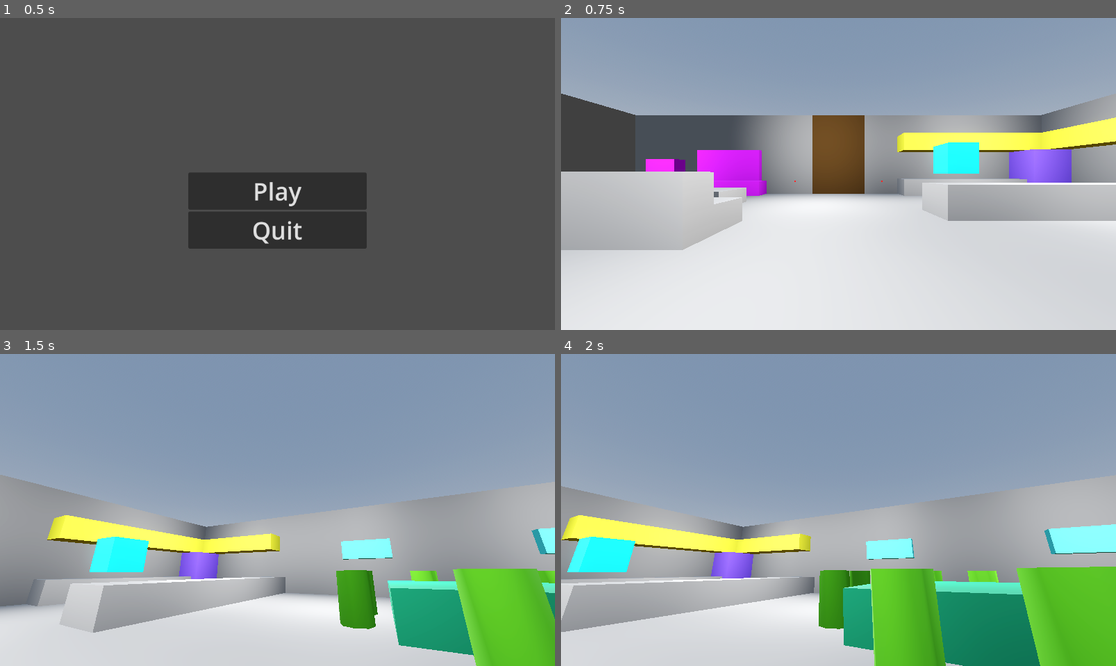
Above: before the commit, frames 1-4 (two rows, left to right).
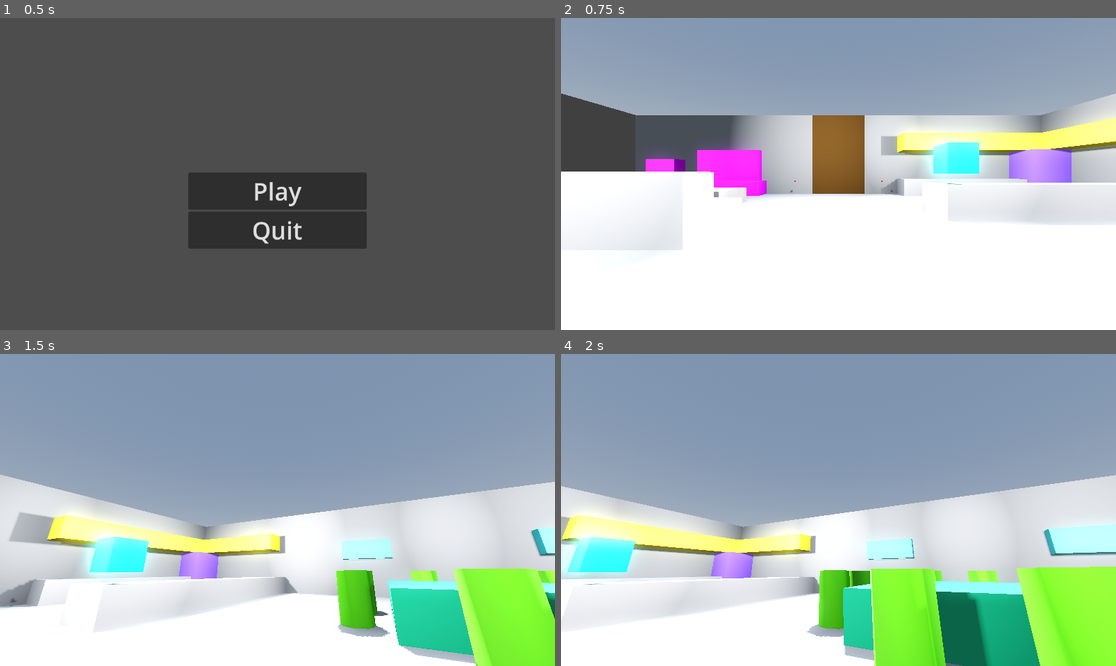
Above: after the commit, the same moments.

Repository: viamill/spooky-jam-2025
Game: Godot game, scene res://src/main_menu.tscn
The game is run twice, just before and just after one commit, with the same random seed, the same clock (stepped at 60 frames per second) and the same inputs.
Inputs (mouse positions are in pixels of both pictures, inside the frame that each line leads up to):
- Up to frame 1 (0.5 s): no input
- Up to frame 2 (0.75 s): click "Play" at 0.5 s
- Up to frame 3 (1.5 s): tap Enter at 1.25 s; move the mouse to (399, 494) at 1.27 s; press the mouse at (399, 494) at 1.28 s; hold D (move_right) from 1.28 s (still down)
- Up to frame 4 (2 s): keep holding D (move_right)

Frame 1 is identical in both runs. In frame 2, 53% of the frame differs, in the area x 0-100%, y 24-100%; in frame 3, 50%; in frame 4, 50%.

Commit message:
Lighting

Diff:
--- a/temp/House_Level.tscn
+++ b/temp/House_Level.tscn
@@ -314,11 +314,13 @@
 [node name="BathroomLight" type="OmniLight3D" parent="Interactables/BathroomLightswitch"]
 transform = Transform3D(1, 0, 0, 0, 1, 0, 0, 0, 1, -7, 3, 5)
 light_energy = 10.0
+shadow_enabled = true
 omni_range = 10.0
 
 [node name="BathroomLight2" type="OmniLight3D" parent="Interactables/BathroomLightswitch"]
 transform = Transform3D(1, 0, 0, 0, 1, 0, 0, 0, 1, -7, 3, -1)
 light_energy = 10.0
+shadow_enabled = true
 omni_range = 10.0
 
 [node name="LivingRoomLightswitch" parent="Interactables" node_paths=PackedStringArray("lights") instance=ExtResource("4_y84fu")]
@@ -328,21 +330,25 @@
 [node name="LivingRoomLight" type="OmniLight3D" parent="Interactables/LivingRoomLightswitch"]
 transform = Transform3D(1, 0, 0, 0, 1, 0, 0, 0, 1, -9, 3, 5)
 light_energy = 10.0
+shadow_enabled = true
 omni_range = 10.0
 
 [node name="LivingRoomLight2" type="OmniLight3D" parent="Interactables/LivingRoomLightswitch"]
 transform = Transform3D(1, 0, 0, 0, 1, 0, 0, 0, 1, 2, 3, 5)
 light_energy = 10.0
+shadow_enabled = true
 omni_range = 10.0
 
 [node name="LivingRoomLight3" type="OmniLight3D" parent="Interactables/LivingRoomLightswitch"]
 transform = Transform3D(1, 0, 0, 0, 1, 0, 0, 0, 1, -9, 3, 13)
 light_energy = 10.0
+shadow_enabled = true
 omni_range = 10.0
 
 [node name="LivingRoomLight4" type="OmniLight3D" parent="Interactables/LivingRoomLightswitch"]
 transform = Transform3D(1, 0, 0, 0, 1, 0, 0, 0, 1, 2, 3, 13)
 light_energy = 10.0
+shadow_enabled = true
 omni_range = 10.0
 
 [node name="KitchenLightswitch" parent="Interactables" node_paths=PackedStringArray("lights") instance=ExtResource("4_y84fu")]
@@ -352,6 +358,7 @@
 [node name="KitchenLight" type="OmniLight3D" parent="Interactables/KitchenLightswitch"]
 transform = Transform3D(1, 0, 0, 0, 1, 0, 0, 0, 1, 6, 3, 5)
 light_energy = 10.0
+shadow_enabled = true
 omni_range = 10.0
 
 [node name="DiningRoomLightswitch" parent="Interactables" node_paths=PackedStringArray("lights") instance=ExtResource("4_y84fu")]
@@ -361,11 +368,13 @@
 [node name="DiningRoomLight" type="OmniLight3D" parent="Interactables/DiningRoomLightswitch"]
 transform = Transform3D(1, 0, 0, 0, 1, 0, 0, 0, 1, -5, 3, -5)
 light_energy = 10.0
+shadow_enabled = true
 omni_range = 10.0
 
 [node name="DiningRoomLight2" type="OmniLight3D" parent="Interactables/DiningRoomLightswitch"]
 transform = Transform3D(1, 0, 0, 0, 1, 0, 0, 0, 1, -5, 3, 5)
 light_energy = 10.0
+shadow_enabled = true
 omni_range = 10.0
 
 [node name="BedroomLightswitch" parent="Interactables" node_paths=PackedStringArray("lights") instance=ExtResource("4_y84fu")]
@@ -375,11 +384,13 @@
 [node name="BedroomLight" type="OmniLight3D" parent="Interactables/BedroomLightswitch"]
 transform = Transform3D(1, 0, 0, 0, 1, 0, 0, 0, 1, 3, 3, 1)
 light_energy = 10.0
+shadow_enabled = true
 omni_range = 10.0
 
 [node name="BedroomLight2" type="OmniLight3D" parent="Interactables/BedroomLightswitch"]
 transform = Transform3D(1, 0, 0, 0, 1, 0, 0, 0, 1, 14, 3, 1)
 light_energy = 10.0
+shadow_enabled = true
 omni_range = 10.0
 
 [node name="TV" parent="Interactables" instance=ExtResource("5_6l80s")]
